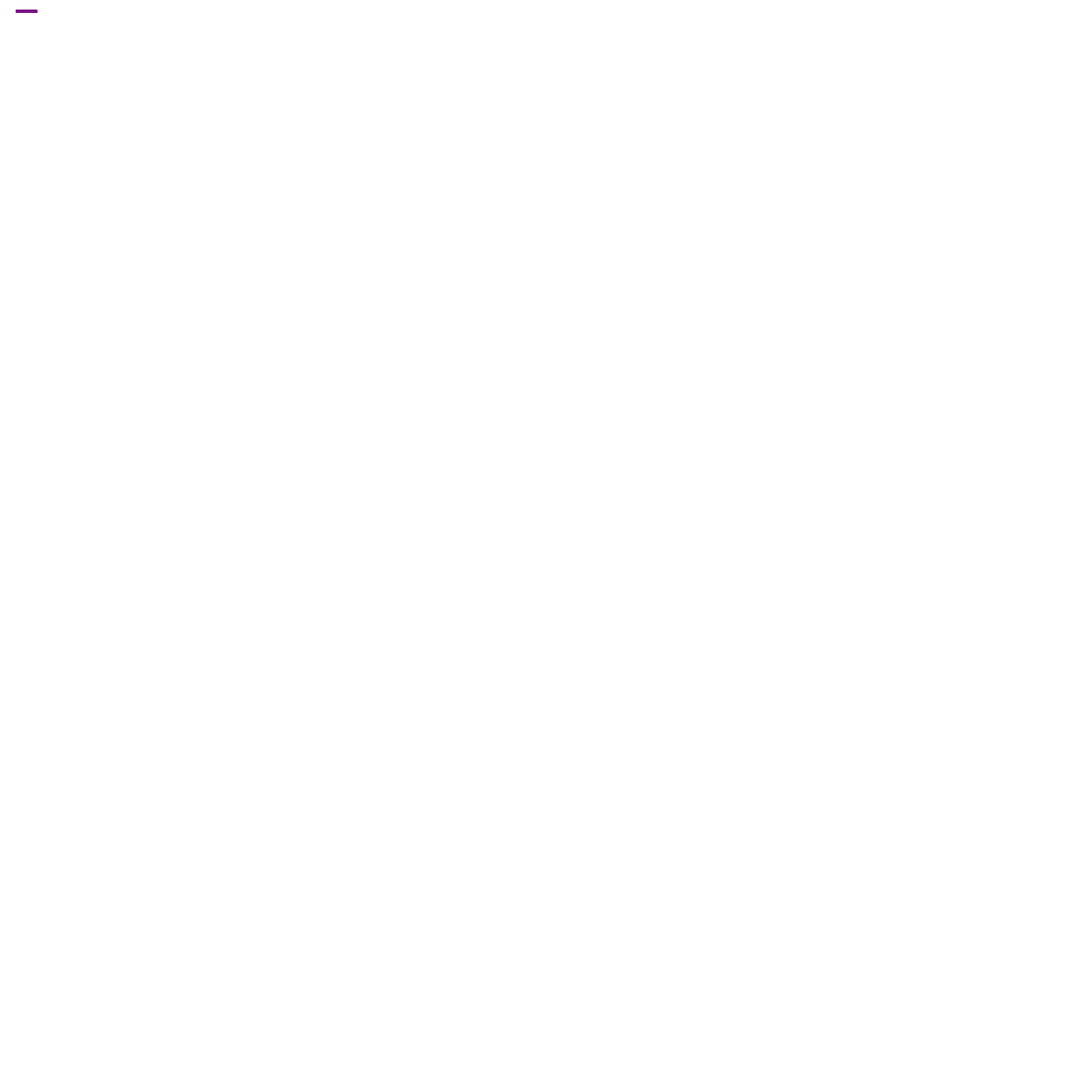
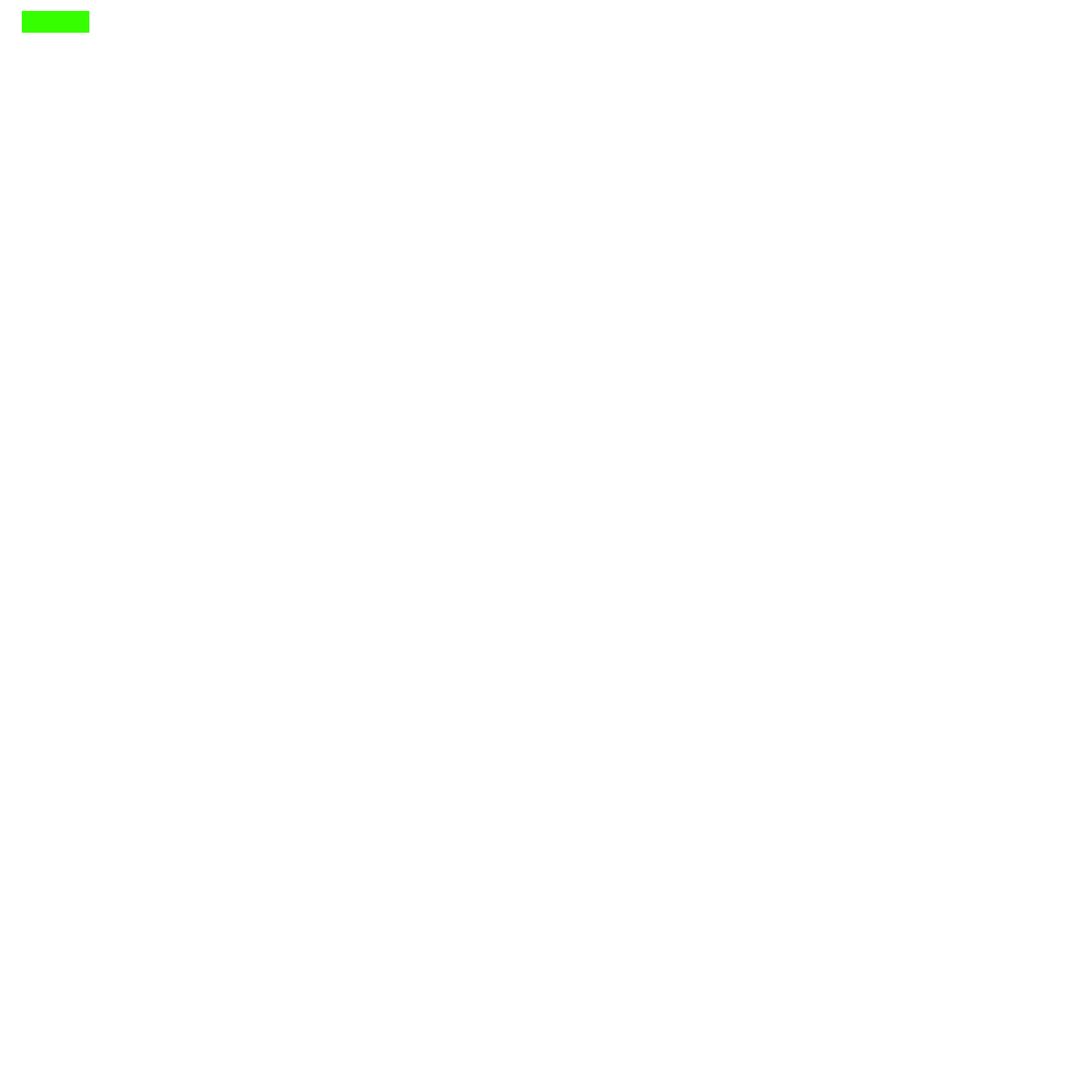
Comparing the layer stacks of the two 1091 x 1091 images. Changes:
added group "BarreDeVie" with 2 layers above "AttaqueJoueur" over [21, 10, 90, 33]
added layer "Barre" in group "BarreDeVie" over [21, 10, 90, 33]
hid "Attaque" over [15, 9, 38, 13]
